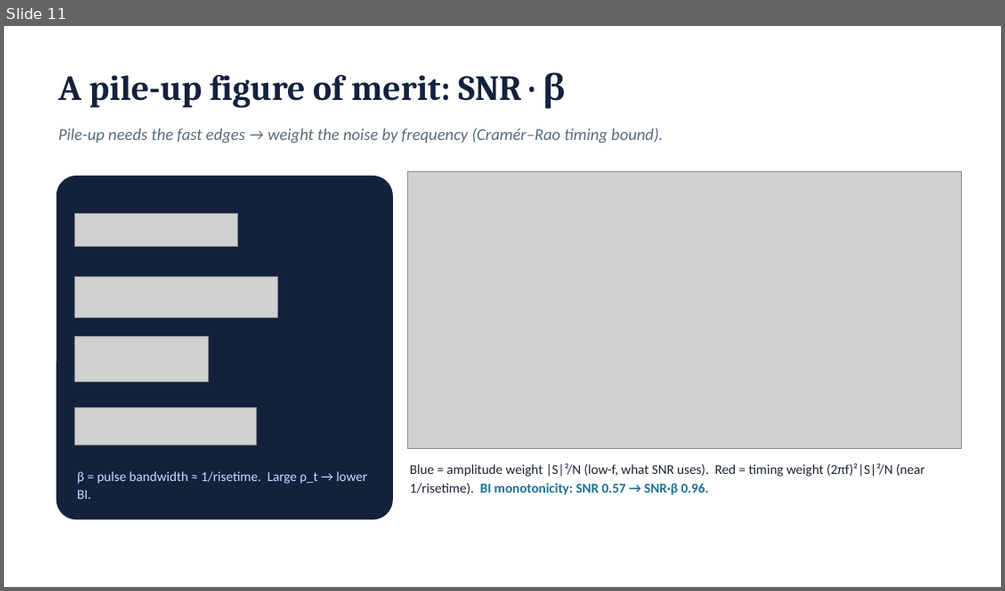
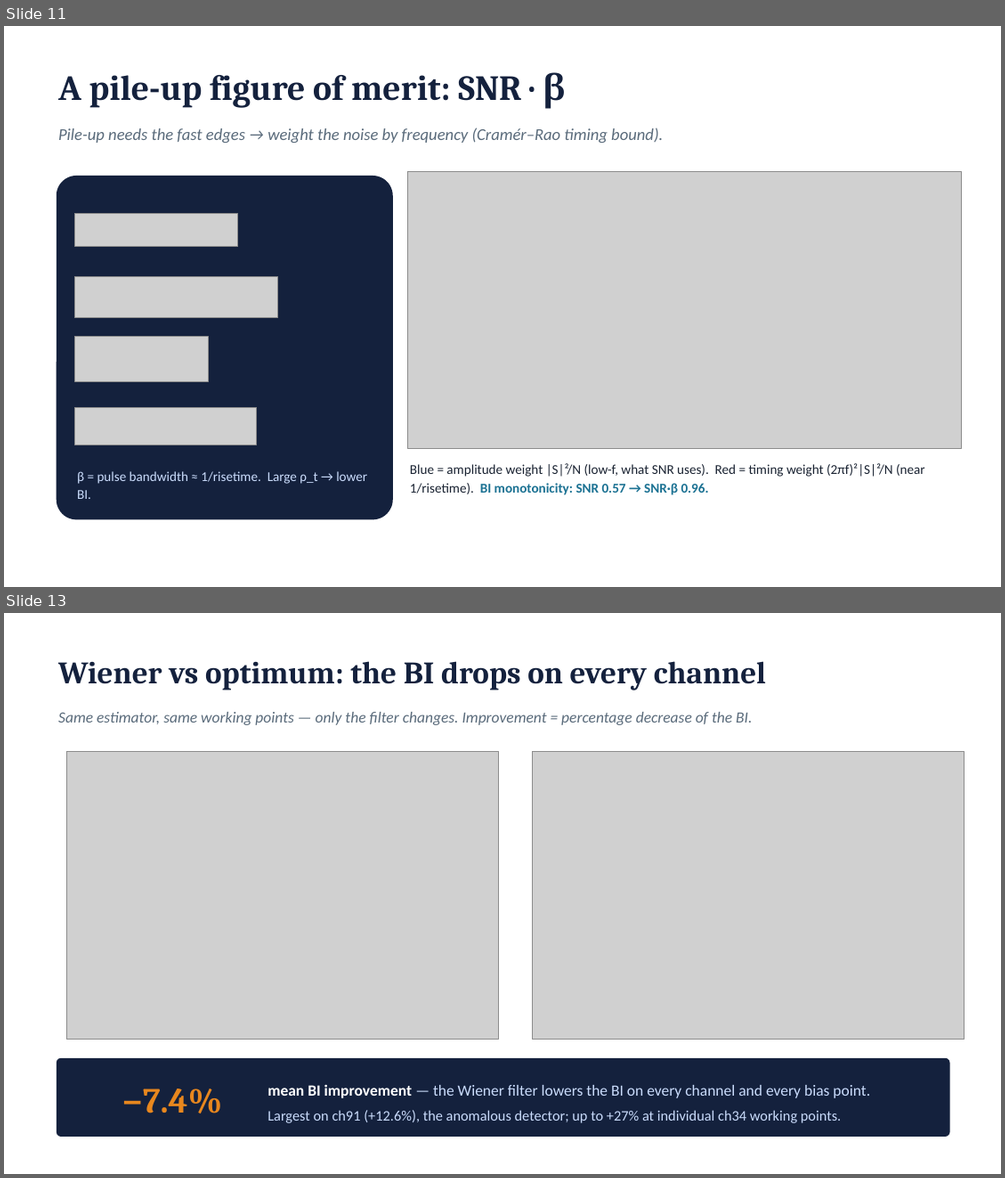
Before and after one commit to AlbertoZanelli/PileUp, a slide deck: PileUp_m204_update.pptx. Shown one above the other, each under a label of ours: slide 11 before the commit, slides 11 and 13 after it; the slides between them are not shown. The pictures are 1005x591 and 1005x1178 pixels, drawn with LibreOffice and Linux fonts; fonts in the diff are those of the drawing; grey boxes stand for pictures. Boxes give left, top, right and bottom in pixels: in the first picture for what was removed or moved away, otherwise in the second. Text is boxed around its words. In the diff, an @@ line names an element or a change of style, - is before the commit and + after.

```diff
--- a/PileUp_m204_update.pptx
+++ b/PileUp_m204_update.pptx
@@ slide 13 added at bbox=[4, 613, 1001, 1174], background #FFFFFF @@
@@ text added at bbox=[58, 661, 766, 690], 30 pt, text #14213D, bold @@
+Wiener vs optimum: the BI drops on every channel
@@ text added at bbox=[58, 712, 752, 725], 15 pt, text #5A6B7B, italic @@
+Same estimator, same working points — only the filter changes. Improvement = percentage decrease of the BI.
@@ picture added at bbox=[67, 751, 499, 1039] @@
@@ picture added at bbox=[532, 751, 964, 1039] @@
@@ rounded rectangle added at bbox=[57, 1058, 950, 1136], fill #14213D @@
@@ text added at bbox=[122, 1088, 223, 1113], 34 pt, text #E8871E, bold @@
+−7.4%
@@ text added at bbox=[267, 1084, 870, 1123], 14 pt, text #CADCFC @@
+mean BI improvement — the Wiener filter lowers the BI on every channel and every bias point.
+Largest on ch91 (+12.6%), the anomalous detector; up to +27% at individual ch34 working points.
```
Also in this commit, not shown: 1 slide changed, 1 other slide added, 17 other files.
